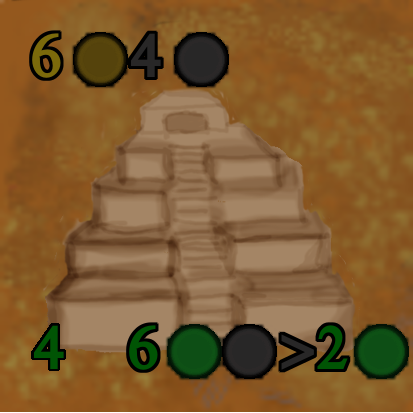
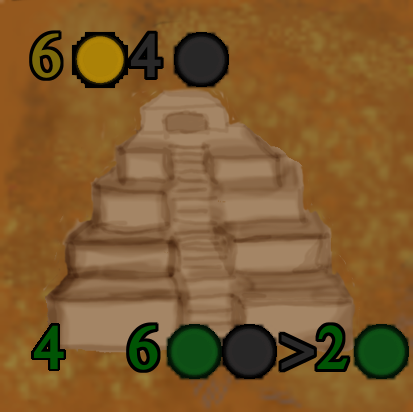
Before/after of a 413x413 layered artwork. What changed in the layer stack:
renamed "Icono Oro.png" to "Icono Oro.png #1", moved it above "Copia de Icono Piedra.png", painted on it over [72, 32, 128, 88]
